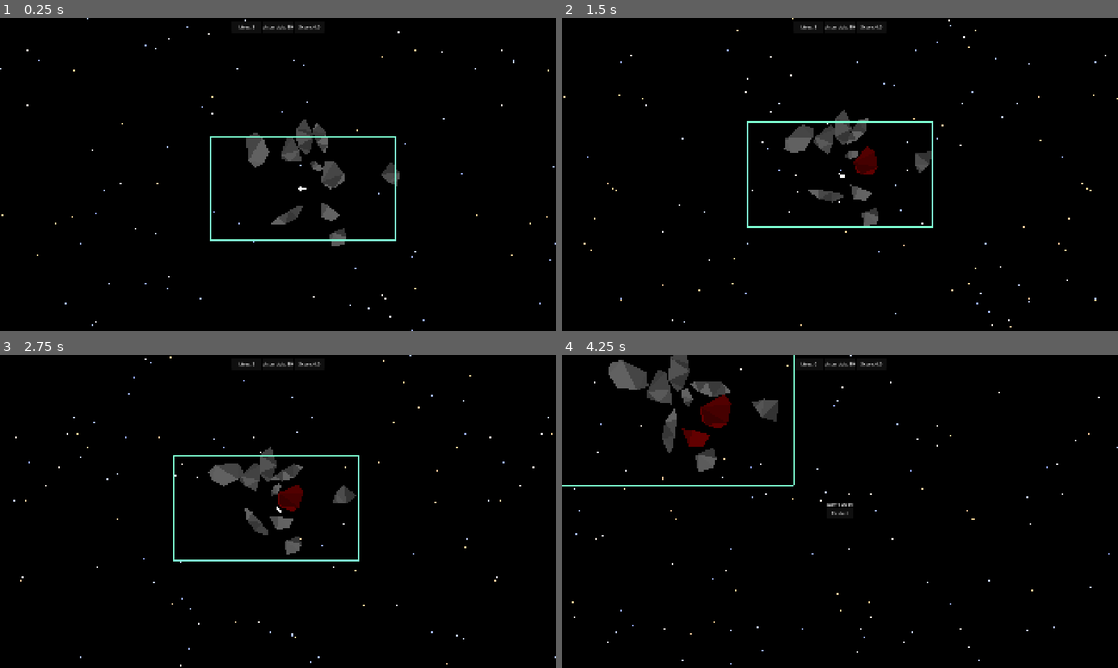
Above: before the commit, frames 1-4 (two rows, left to right).
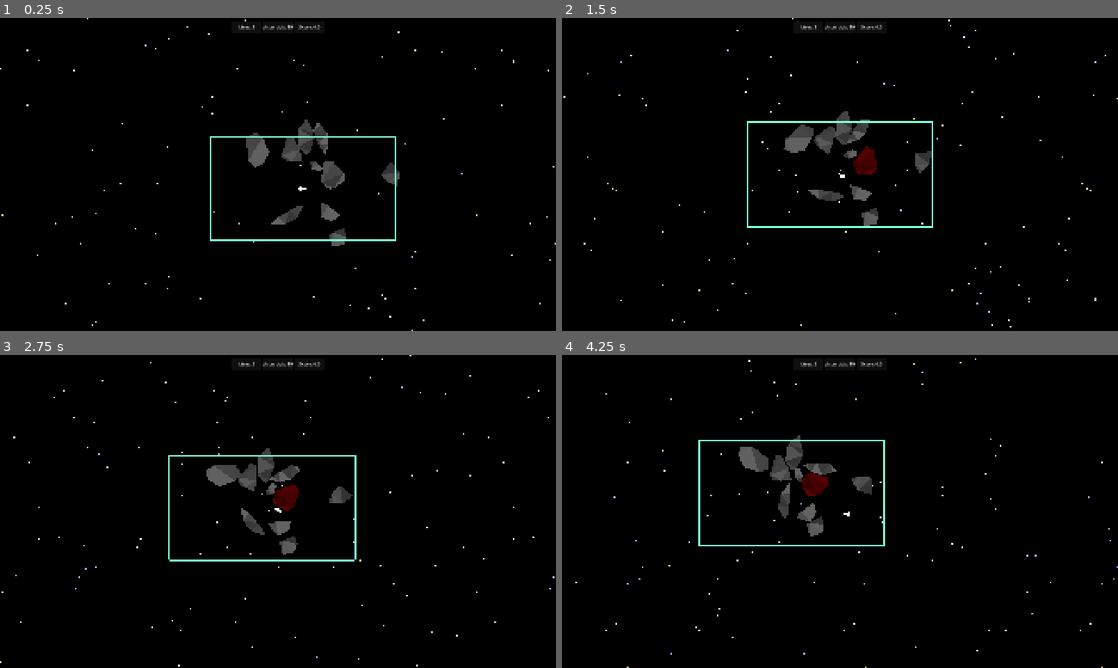
Above: after the commit, the same moments.

Repository: ProudFridge/Asteroids
Game: Godot game, scene res://scenes/game/game.tscn
Same seed, same stepped clock (60 frames per second), same inputs: the game is played once before the commit and once after it.
Inputs (mouse positions are in pixels of both pictures, inside the frame that each line leads up to):
- Up to frame 1 (0.25 s): no input
- Up to frame 2 (1.5 s): tap Enter at 0.5 s; move the mouse to (962, 158) at 0.52 s; hold D (turn_right) 0.53-1.28 s; hold Space (shoot) 0.53-1.28 s; click (962, 158) at 0.67 s; move the mouse to (728, 190) at 1.27 s; hold S (backwards) from 1.28 s (still down); tap Alt at 1.35 s
- Up to frame 3 (2.75 s): move the mouse to (333, 442) at 2.02 s; release S (backwards) at 2.03 s; hold D (turn_right) from 2.03 s (still down); tap Shift at 2.1 s
- Up to frame 4 (4.25 s): move the mouse to (812, 574) at 2.77 s; release D (turn_right) at 2.78 s; hold W (forwards) 2.78-3.53 s; tap Space (shoot) at 2.85 s; click (812, 574) at 2.92 s; move the mouse to (1006, 558) at 3.52 s; hold A (turn_left) from 3.53 s (still down); tap Alt at 3.6 s

The runs differ from the first frame. In frame 1, 0.1% of the frame differs, in the area x 50-62%, y 32-55%; in frame 2, 0.1%; in frame 3, 1.6%; in frame 4, 5.7%, in the area x 0-100%, y 0-100%.

Commit message:
Add method to compute the area of a polygon, use the new method to add mass to the asteroids based off of their size

Diff:
--- a/scenes/asteroid/asteroid.gd
+++ b/scenes/asteroid/asteroid.gd
@@ -3,6 +3,7 @@
 
 const SPEED: float = 300.0
 var health: float = 100
+var density: float = 0.001
 @export var rotationSpeed: float = 1
 
 @onready var collision_polygon: CollisionPolygon2D = $CollisionPolygon
@@ -19,6 +20,9 @@
 	center = get_center()
 	collision_polygon.polygon = polygon
 	polygon_2d.polygon = polygon
+	mass = compute_area(polygon) * density
+	print(mass)
+
 	var triangles: Array[Polygon2D] = shatter(false)
 
 	for t: Polygon2D in triangles:
@@ -172,6 +176,17 @@
 
 	return points
 
+## Computes the area of a polygon with the coordinates of its vertices
+func compute_area(polygon: PackedVector2Array) -> float:
+	var totalSum: float = 0
+	for i: int in polygon.size():
+		if i != polygon.size() - 1:
+			totalSum += polygon[i].x * polygon[i + 1].y - polygon[i].y * polygon[i + 1].x
+		else:
+			totalSum += polygon[i].x * polygon[0].y - polygon[i].y * polygon[0].x
+
+	return abs(totalSum / 2)
+
 
 func sort_by_angle(a: Vector2, b: Vector2) -> bool:
 	if a.angle() < b.angle():
--- a/scenes/bullet/bullet.gd
+++ b/scenes/bullet/bullet.gd
@@ -23,18 +23,18 @@
 		var collisionPosition: Vector2 = collision.get_position()
 
 		# Makes sure the player doens't get outside the window
-		if collisionPosition.x >= Global.windowSize.x:
-			disappear()
-
-		if collisionPosition.x <= 0:
-			disappear()
-
-		if collisionPosition.y >= Global.windowSize.y:
-			disappear()
-
-		# Won't work without the 1
-		if collisionPosition.y <= 1:
-			disappear()
+		#if collisionPosition.x >= Global.windowSize.x:
+			#disappear()
+		#
+		#if collisionPosition.x <= 0:
+			#disappear()
+			#
+		#if collisionPosition.y >= Global.windowSize.y:
+			#disappear()
+			#
+		## Won't work without the 1
+		#if collisionPosition.y <= 1:
+			#disappear()
 
 
 func _on_lifetime_timer_timeout() -> void:
--- a/scenes/player/player.gd
+++ b/scenes/player/player.gd
@@ -1,7 +1,7 @@
-extends CharacterBody2D
+extends RigidBody2D
 class_name Player
 
-const accel: float = 2.0
+const accel: float = 200.0
 var maxSpeed: float = 400
 var rotSpeed: float = 5 # rad/s
 var bounceDamp: float = 0.5
@@ -33,36 +33,13 @@
 	thruster.rotate(PI / 2)
 	thruster.position = Vector2(-6 - playerSize.y / 2, 0)
 
-func _physics_process(delta: float) -> void:
-	# Get the input direction and handle the movement/deceleration.
-	var direction : float = Input.get_axis("backwards", "forwards")
-	var rotDir : float = Input.get_axis("turn_left", "turn_right")
+	self.body_entered.connect(_on_body_entered)
 
-	if direction:
-		thruster_particles.emitting = true
-		velocity += transform.x * direction * accel
-		velocity.limit_length(maxSpeed)
-	else:
-		thruster_particles.emitting = false
+func _integrate_forces(state: PhysicsDirectBodyState2D) -> void:
+	var collision: KinematicCollision2D = move_and_collide(Vector2.ZERO)
+	if collision:
+		var collisionPosition : Vector2 = collision.get_position()
 
-	rotation += rotDir * rotSpeed * delta
-
-	var collision: KinematicCollision2D = move_and_collide(velocity * delta)
-
-	if collision:
-		var body: Node = collision.get_collider()
-		if body is Asteroid and damage_timer.is_stopped():
-			lives -= 1
-			health_lost.emit(lives)
-			if lives <= 0:
-				died.emit()
-				die()
-			damage_timer.start()
-			velocity = velocity.bounce(collision.get_normal()) * bounceDamp
-
-		var collisionPosition: Vector2 = collision.get_position()
-
-		# Makes sure the player doens't get outside the window
 		if collisionPosition.x >= viewportSize.x:
 			position.x = 0
 
@@ -76,10 +53,40 @@
 		if collisionPosition.y <= 1:
 			position.y = viewportSize.y
 
+func _physics_process(delta: float) -> void:
+	# Get the input direction and handle the movement/deceleration.
+	var direction : float = Input.get_axis("backwards", "forwards")
+	var rotDir : float = Input.get_axis("turn_left", "turn_right")
+
+	if direction:
+		thruster_particles.emitting = true
+		apply_central_force(direction * Vector2.from_angle(rotation) * accel)
+	else:
+		thruster_particles.emitting = false
+
 
 func die() -> void:
 	died.emit()
 	queue_free()
+
+func _on_body_entered(body: Node) -> void:
+	if body is Asteroid and damage_timer.is_stopped():
+		lives -= 1
+		health_lost.emit(lives)
+		if lives <= 0:
+			died.emit()
+			die()
+		damage_timer.start()
+
+
+func _input(event: InputEvent) -> void:
+	if event.is_action_pressed("turn_left"):
+		angular_velocity = -rotSpeed
+	if event.is_action_pressed("turn_right"):
+		angular_velocity = rotSpeed
+
+	if event.is_action_released("turn_left") || event.is_action_released("turn_right"):
+		angular_velocity = 0
 
 
 ## Creates a PackedVector2Array that contains the points for a triangle with its pivot at the center
--- a/scenes/player/player.tscn
+++ b/scenes/player/player.tscn
@@ -1,6 +1,9 @@
 [gd_scene format=3 uid="uid://s0kngucv0cnl"]
 
 [ext_resource type="Script" uid="uid://c22t4omm5wesk" path="res://scenes/player/player.gd" id="1_8afob"]
+
+[sub_resource type="PhysicsMaterial" id="PhysicsMaterial_8afob"]
+bounce = 0.5
 
 [sub_resource type="Curve" id="Curve_8afob"]
 _data = [Vector2(0, 1), 0.0, 0.0, 0, 0, Vector2(1, 0), 0.0, 0.0, 0, 0]
@@ -9,9 +12,14 @@
 [sub_resource type="Gradient" id="Gradient_lvxji"]
 colors = PackedColorArray(1, 0.71500003, 0.43, 1, 1, 0.33349997, 0.06999999, 1)
 
-[node name="Player" type="CharacterBody2D" unique_id=2088811554]
+[node name="Player" type="RigidBody2D" unique_id=752532407]
 z_index = 1
 collision_mask = 11
+physics_material_override = SubResource("PhysicsMaterial_8afob")
+gravity_scale = 0.0
+contact_monitor = true
+max_contacts_reported = 3
+angular_damp_mode = 1
 script = ExtResource("1_8afob")
 playerSize = Vector2(20, 30)
 
